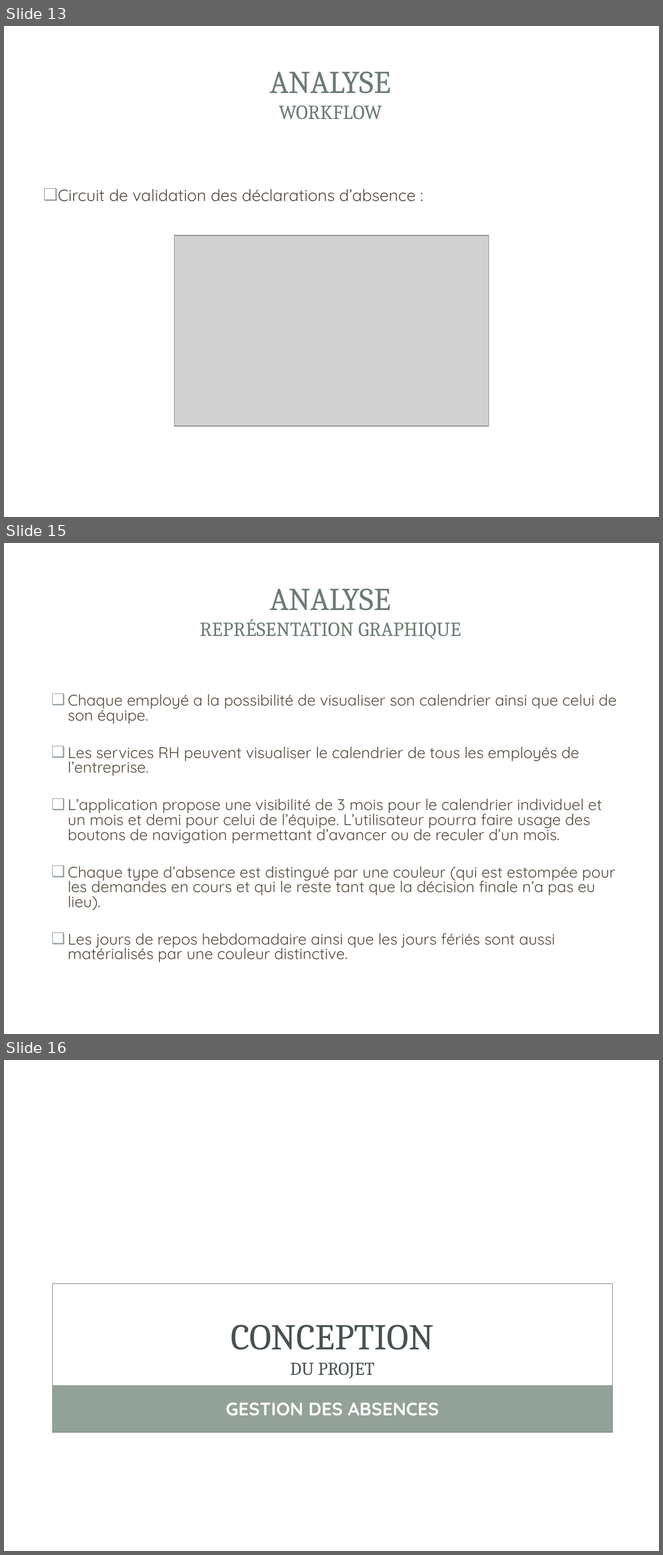
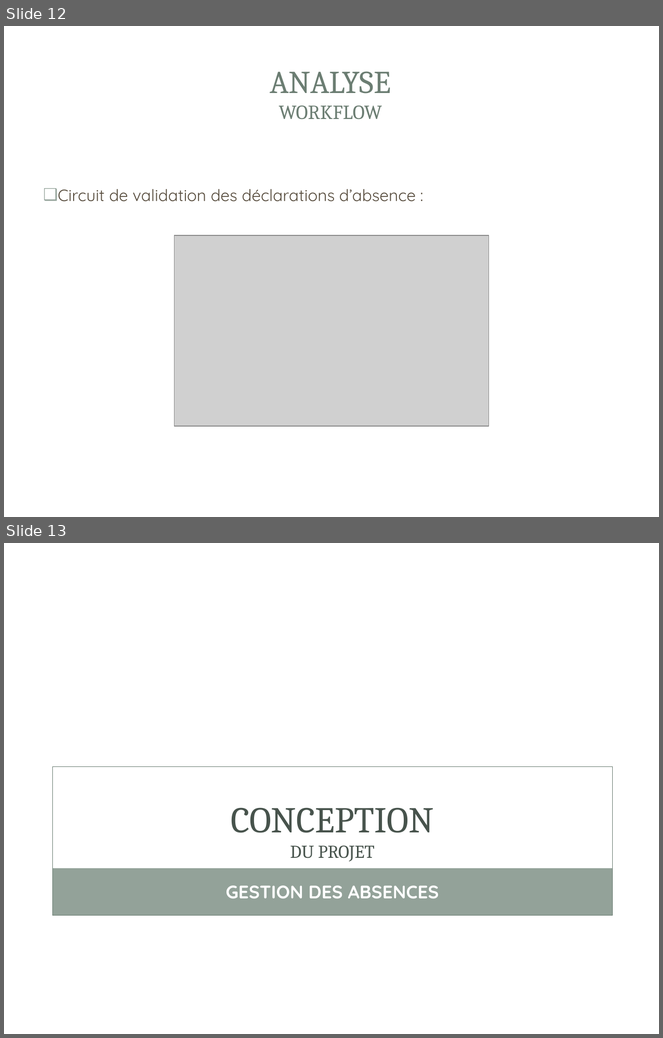
Before and after one commit to gestionsAbsences/gestionAbsences, a slide deck: Projet/Dossier/Fred/COURIOL_Fred_Présentation.ppt. Shown one above the other, each under a label of ours: slides 13, 15 and 16 before the commit, slides 12 and 13 after it; the slides between them are not shown. The pictures are 663x1555 and 663x1038 pixels, drawn with LibreOffice and Linux fonts; fonts in the diff are those of the drawing; grey boxes stand for pictures; background and template pictures are left out. Boxes give left, top, right and bottom in pixels: in the first picture for what was removed or moved away, otherwise in the second. Text is boxed around its words. In the diff, an @@ line names an element or a change of style, - is before the commit and + after.

```diff
--- a/Projet/Dossier/Fred/COURIOL_Fred_Présentation.ppt
+++ b/Projet/Dossier/Fred/COURIOL_Fred_Présentation.ppt
@@ slide 15 removed at <box>4,543,659,1034</box>, background picture (left out); not listed: 2 template elements that a slide beside it also shows @@
@@ title removed at <box>200,588,461,640</box> @@
-ANALYSE
-REPRÉSENTATION GRAPHIQUE
@@ text removed at <box>68,694,617,963</box> @@
-❑ Chaque employé a la possibilité de visualiser son calendrier ainsi que celui de son équipe.
-❑ Les services RH peuvent visualiser le calendrier de tous les employés de l’entreprise.
-❑ L’application propose une visibilité de 3 mois pour le calendrier individuel et un mois et demi pour celui de l’équipe. L’utilisateur pourra faire usage des boutons de navigation permettant d’avancer ou de reculer d’un mois.
-❑ Chaque type d’absence est distingué par une couleur (qui est estompée pour les demandes en cours et qui le reste tant que la décision finale n’a pas eu lieu).
-❑ Les jours de repos hebdomadaire ainsi que les jours fériés sont aussi matérialisés par une couleur distinctive.
@@ what was slide 13 is now slide 12 @@
@@ what was slide 16 is now slide 13 @@
```
Also in this commit, not shown: 4 slides changed, 5 slides added, 9 other slides removed, 3 other files.
